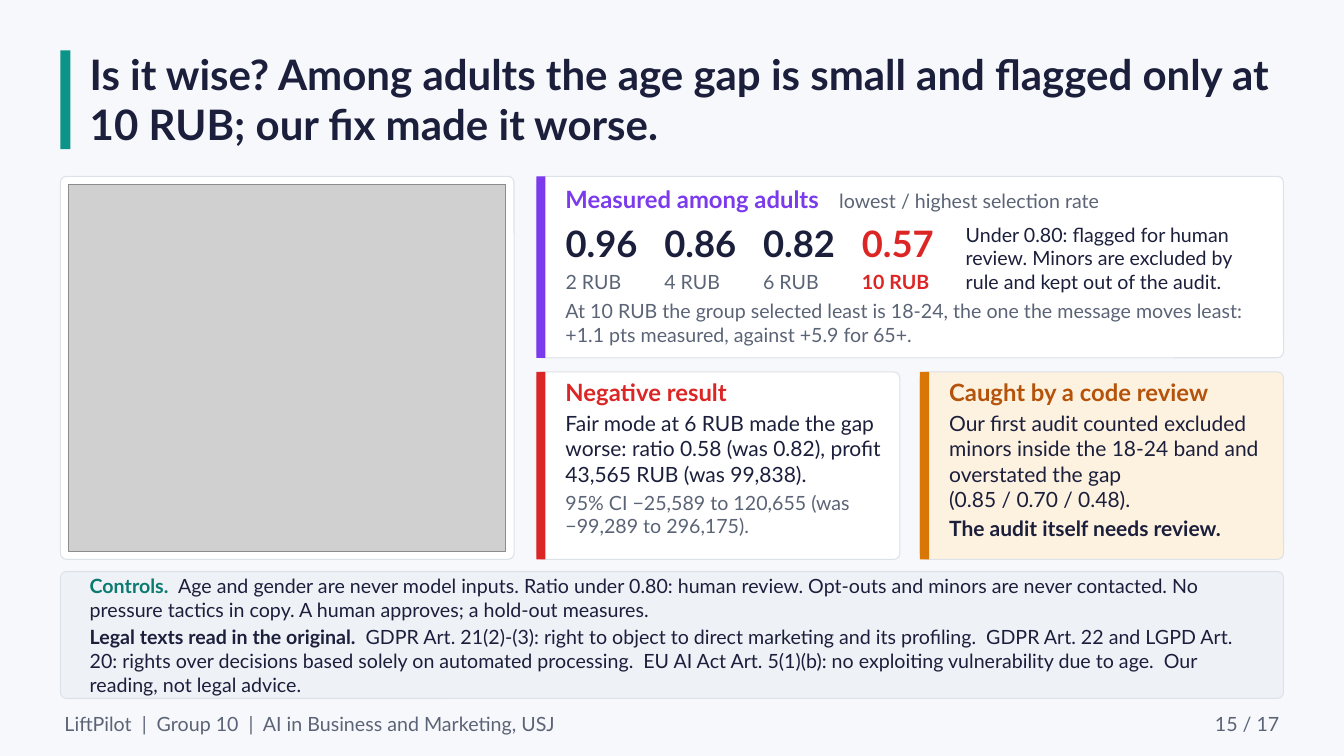
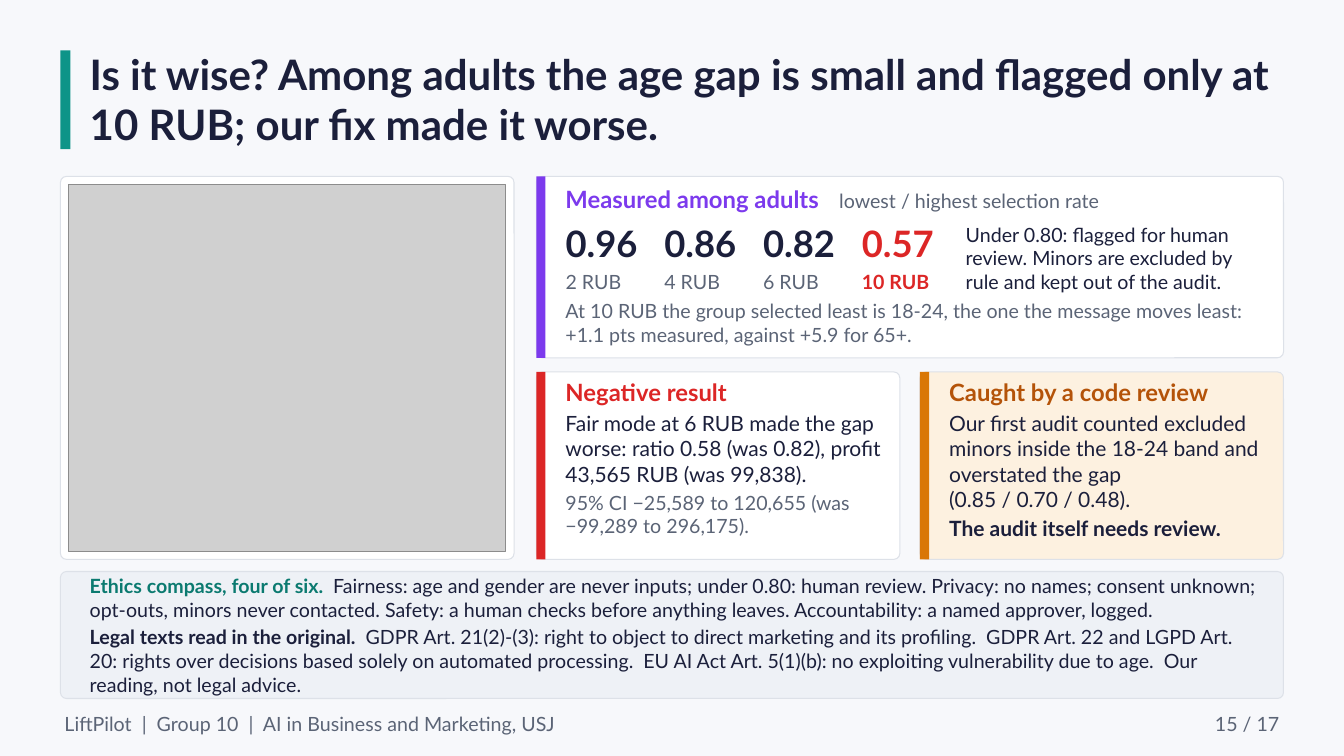
Before and after one commit to abed-r-j/liftpilot, a slide deck: slide 15 of docs/presentation/LiftPilot.pptx. Drawn at 1344x756 pixels with LibreOffice and Linux fonts; fonts in the diff are those of the drawing; grey boxes stand for pictures. Boxes give left, top, right and bottom in pixels: in the first picture for what was removed or moved away, otherwise in the second. Text is boxed around its words. In the diff, an @@ line names an element or a change of style, - is before the commit and + after.

```diff
--- a/docs/presentation/LiftPilot.pptx
+++ b/docs/presentation/LiftPilot.pptx
@@ text at (90,578,1255,621): text changed @@
-Controls. Age and gender are never model inputs. Ratio under 0.80: human review. Opt-outs and minors are never contacted. No pressure tactics in copy. A human approves; a hold-out measures.
+Ethics compass, four of six. Fairness: age and gender are never inputs; under 0.80: human review. Privacy: no names; consent unknown; opt-outs, minors never contacted. Safety: a human checks before anything leaves. Accountability: a named approver, logged.
```
Also in this commit, not shown: 4 other slides changed, 1 slide added, 34 other files.
